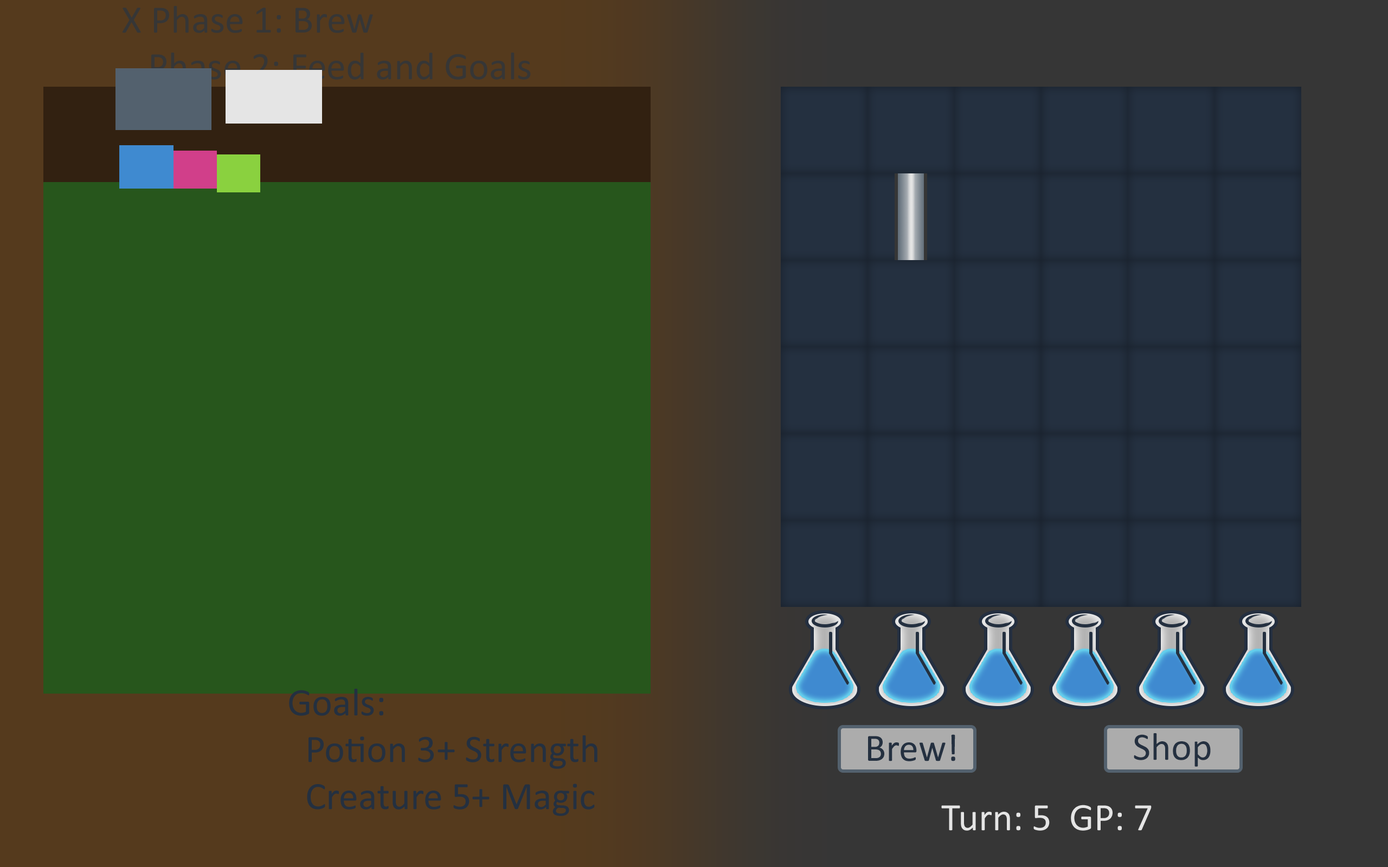
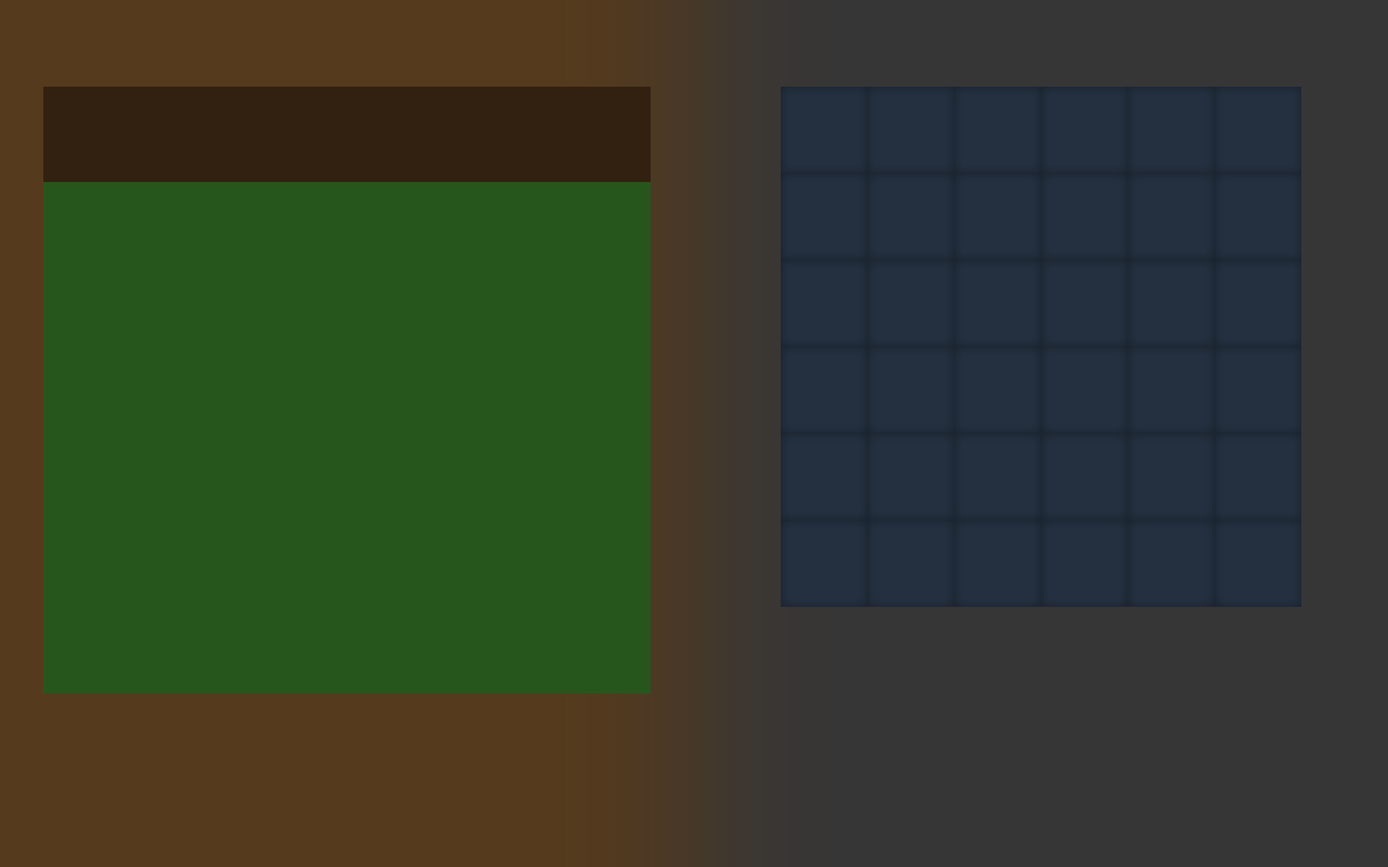
Layered file, before and after one edit (1388 x 867). Changes by layer:
hid "Layer 6", painted on it over [115, 68, 322, 193]
hid group "Beakers" (6 layers) over [788, 610, 1294, 710]
painted on "Beaker copy 5" over [1222, 610, 1294, 710]
painted on "Beaker copy 4" over [1135, 610, 1208, 710]
painted on "Beaker copy 3" over [1048, 610, 1121, 710]
painted on "Beaker copy 2" over [962, 610, 1034, 710]
painted on "Beaker copy" over [875, 610, 947, 710]
painted on "Beaker" over [788, 610, 861, 710]
hid "Pipe Tile", painted on it over [894, 173, 927, 261]
hid group "Status" (5 layers) over [121, 5, 1243, 831]
added group "Pen" with 4 layers above "Layer 4" over [115, 86, 358, 694]
moved "Layer 5" into group "Pen" over [115, 86, 358, 694]
